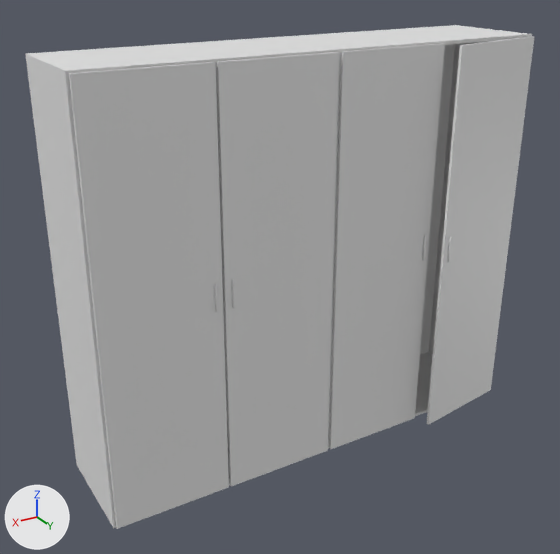
The Blender file 3d_models/aramario/armario.blend: old version first, new version second.
Rendered twice from a camera (50 mm lens) standing at (2.17, 3.69, 2.71) and looking at (0.15, 0.33, 1.02). The lights are fixed; the arrows at lower left show +X, +Y and +Z. The same objects are shown in both versions, whatever each file hides.

In view in the first picture: 'armario_small.001', 'armario_small.002', 'puerta.001', 'puerta.002'.
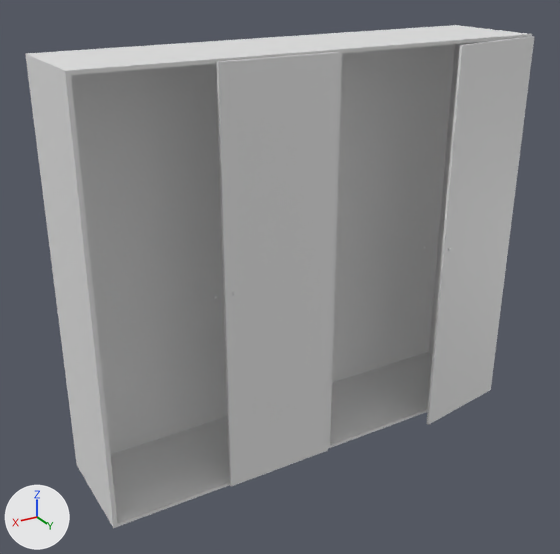
Changed parts and their boxes [x1, y1, x2, y2] in the pictures (560 x 554 px):
'armario_small.002', reshaped
    before: [25, 37, 338, 529]
    after: [25, 37, 338, 528]
part 1 of me_armario_ssmall, deleted
    before: [69, 43, 445, 529]

Patch to the scene script:
```diff
--- a/3d_models/aramario/armario.blend.py
+++ b/3d_models/aramario/armario.blend.py
@@ me_armario_ssmall @@
 me_armario_ssmall.from_pydata(...)  # 24 vertices, 20 faces; spans x 0.0..1.17, y -0.63..0.0, z 0.0..2.25
 # used by ob_armario_small_001; location = (-1.291, 0.0, 0.0); rotation_euler = (0.0, 0.0, -3.142), in degrees (0, 0, -180); scale = (-1.1, 1.0, 1.0)
+# me_armario_ssmall part 1: the loose piece of 8 vertices spanning x 0.59..1.16, y -0.63..-0.61, z 0.01..2.24 is deleted
 me_armario_ssmall.materials.append(mat_wood_plain_ligth)
```
